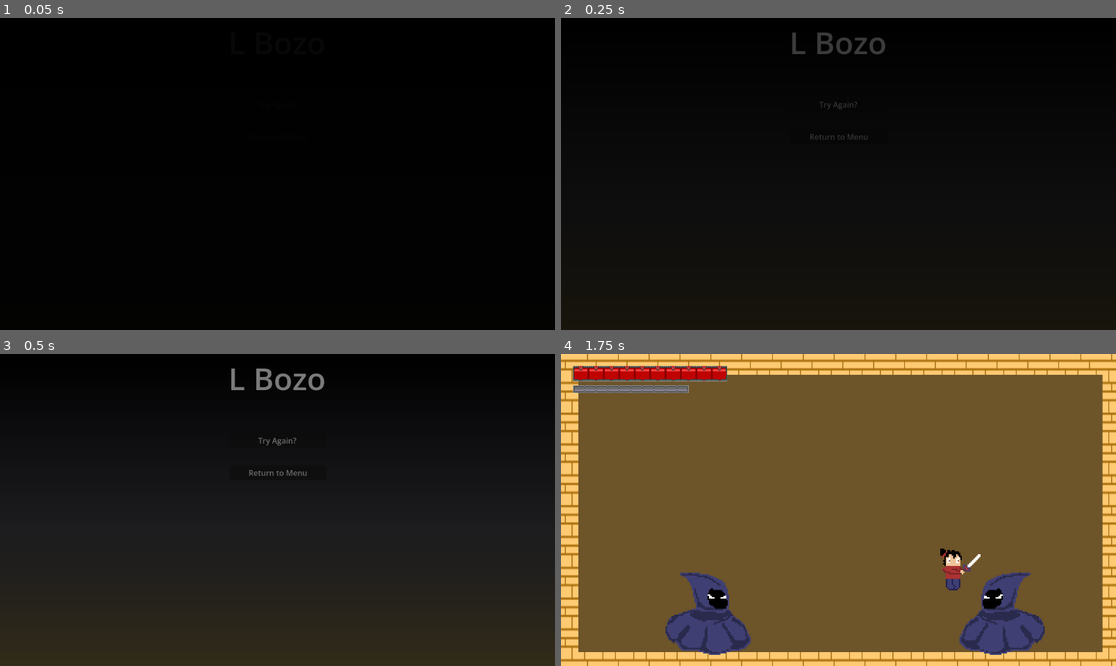
Above: before the commit, frames 1-4 (two rows, left to right).
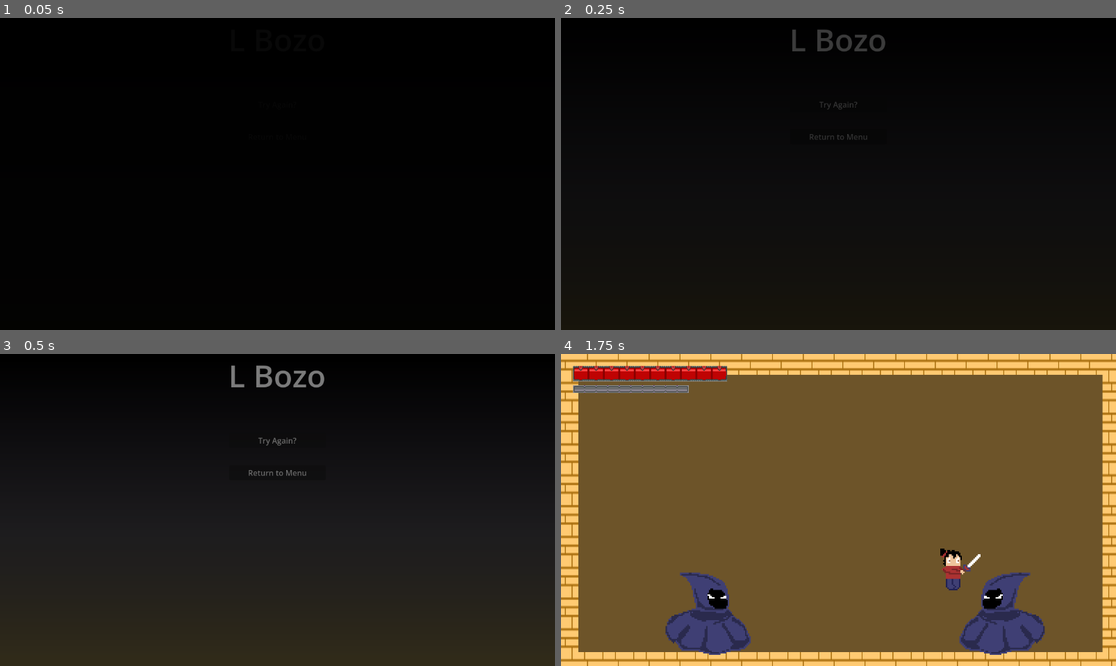
Above: after the commit, the same moments.

Repository: J-Abitria/crimson-jam-26
Game: Godot game, scene res://death_screen.tscn
Same seed, same stepped clock (60 frames per second), same inputs: the game is played once before the commit and once after it. This scene is started directly instead of the project's main scene.
Inputs:
- Up to frame 1 (0.05 s): no input
- Up to frame 2 (0.25 s): no input
- Up to frame 3 (0.5 s): no input
- Up to frame 4 (1.75 s): click "Try Again?" at 0.5 s; hold Right (move_right) from 1.28 s (still down); tap C (activate) at 1.35 s; tap Z (jump) at 1.52 s

The runs differ from the first frame. In frame 2, 0.4% of the frame differs, in the area x 41-59%, y 3-39%; in frame 3, 0.5%; in frame 4, nothing differs.

Commit message:
Fixes for web build.

Diff:
--- a/unleash-beast/Assets/Scripts/global_audio.gd
+++ b/unleash-beast/Assets/Scripts/global_audio.gd
@@ -3,8 +3,8 @@
 @onready var player = $"../Player"
 @onready var twin_1 = $"../Twin-1"
 @onready var twin_2 = $"../Twin-2"
-@onready var player_death = AudioStreamWAV.load_from_file("res://Assets/Sounds/Player/Player-Death.wav")
-@onready var enemy_death = AudioStreamWAV.load_from_file("res://Assets/Sounds/Twin/Twin-Death.wav")
+@onready var player_death = load("res://Assets/Sounds/Player/Player-Death.wav")
+@onready var enemy_death = load("res://Assets/Sounds/Twin/Twin-Death.wav")
 
 # Called when the node enters the scene tree for the first time.
 func _ready() -> void:
--- a/unleash-beast/Assets/Scripts/rage_bar.gd
+++ b/unleash-beast/Assets/Scripts/rage_bar.gd
@@ -11,14 +11,14 @@
 
 func _on_rage_changed(amount):
 	if amount == 100 and not value == 100:
-		audio_player.stream = AudioStreamWAV.load_from_file("res://Assets/Sounds/Player/Rage-Full.wav")
+		audio_player.stream = load("res://Assets/Sounds/Player/Rage-Full.wav")
 		audio_player.play()
 
 	value = amount
 
 
 func _on_rage_used():
-	audio_player.stream = AudioStreamWAV.load_from_file("res://Assets/Sounds/Player/Rage-Use.wav")
+	audio_player.stream = load("res://Assets/Sounds/Player/Rage-Use.wav")
 	audio_player.play()
 
 	while value > 0:
--- a/unleash-beast/controls.tscn
+++ b/unleash-beast/controls.tscn
@@ -41,11 +41,15 @@
 text = "How to Play"
 
 [node name="Label2" type="Label" parent="." unique_id=1820698477]
-layout_mode = 0
-offset_left = 152.0
+layout_mode = 1
+anchors_preset = 5
+anchor_left = 0.5
+anchor_right = 0.5
+offset_left = -424.0
 offset_top = 123.0
-offset_right = 1020.0
+offset_right = 444.0
 offset_bottom = 623.0
+grow_horizontal = 2
 theme_override_font_sizes/font_size = 24
 text = "LEFT ARROW/RIGHT ARROW - Move left/right
 UP ARROW/DOWN ARROW - Aim up/down
@@ -58,10 +62,14 @@
 the more hits you've taken. "
 
 [node name="MenuButton" type="Button" parent="." unique_id=1670521747]
-layout_mode = 0
-offset_left = 172.0
+layout_mode = 1
+anchors_preset = 5
+anchor_left = 0.5
+anchor_right = 0.5
+offset_left = -404.0
 offset_top = 482.0
-offset_right = 972.0
+offset_right = 396.0
 offset_bottom = 513.0
+grow_horizontal = 2
 text = "Return to Menu"
 script = ExtResource("1_gpdjo")
--- a/unleash-beast/credits.tscn
+++ b/unleash-beast/credits.tscn
@@ -41,11 +41,15 @@
 text = "Credits"
 
 [node name="Label2" type="Label" parent="." unique_id=918310969]
-layout_mode = 0
-offset_left = 152.0
+layout_mode = 1
+anchors_preset = 5
+anchor_left = 0.5
+anchor_right = 0.5
+offset_left = -424.0
 offset_top = 123.0
-offset_right = 1020.0
+offset_right = 444.0
 offset_bottom = 623.0
+grow_horizontal = 2
 theme_override_font_sizes/font_size = 24
 text = "Created by James Abitria for the 2026 Crimson Game Jam.
 
@@ -60,10 +64,14 @@
 Sound Effects: Created from Bfxr.net"
 
 [node name="MenuButton" type="Button" parent="." unique_id=945420521]
-layout_mode = 0
-offset_left = 150.0
+layout_mode = 1
+anchors_preset = 5
+anchor_left = 0.5
+anchor_right = 0.5
+offset_left = -426.0
 offset_top = 533.0
-offset_right = 950.0
+offset_right = 374.0
 offset_bottom = 564.0
+grow_horizontal = 2
 text = "Return to Menu"
 script = ExtResource("1_nm7lk")
--- a/unleash-beast/death_screen.tscn
+++ b/unleash-beast/death_screen.tscn
@@ -66,30 +66,42 @@
 texture = SubResource("GradientTexture2D_y0ggs")
 
 [node name="Label" type="Label" parent="." unique_id=978331541]
-layout_mode = 0
-offset_top = 6.0
-offset_right = 1152.0
-offset_bottom = 94.0
+layout_mode = 1
+anchors_preset = 5
+anchor_left = 0.5
+anchor_right = 0.5
+offset_left = -576.0
+offset_right = 576.0
+offset_bottom = 88.0
+grow_horizontal = 2
 theme_override_font_sizes/font_size = 64
 text = "L Bozo"
 horizontal_alignment = 1
 vertical_alignment = 1
 
 [node name="ReplayButton" type="Button" parent="." unique_id=1233735973]
-layout_mode = 0
-offset_left = 476.0
+layout_mode = 1
+anchors_preset = 5
+anchor_left = 0.5
+anchor_right = 0.5
+offset_left = -100.0
 offset_top = 164.0
-offset_right = 676.0
+offset_right = 100.0
 offset_bottom = 195.0
+grow_horizontal = 2
 text = "Try Again?"
 script = ExtResource("1_if853")
 
 [node name="MenuButton" type="Button" parent="." unique_id=928939015]
-layout_mode = 0
-offset_left = 477.0
+layout_mode = 1
+anchors_preset = 5
+anchor_left = 0.5
+anchor_right = 0.5
+offset_left = -100.0
 offset_top = 231.0
-offset_right = 677.0
+offset_right = 100.0
 offset_bottom = 262.0
+grow_horizontal = 2
 text = "Return to Menu"
 script = ExtResource("2_6bi5g")
 
--- a/unleash-beast/settings.tscn
+++ b/unleash-beast/settings.tscn
@@ -43,29 +43,41 @@
 text = "Settings"
 
 [node name="Label2" type="Label" parent="." unique_id=306053633]
-layout_mode = 0
-offset_left = 233.0
+layout_mode = 1
+anchors_preset = 5
+anchor_left = 0.5
+anchor_right = 0.5
+offset_left = -343.0
 offset_top = 172.0
-offset_right = 396.0
+offset_right = -180.0
 offset_bottom = 206.0
+grow_horizontal = 2
 theme_override_font_sizes/font_size = 24
 text = "Music Volume"
 
 [node name="Label3" type="Label" parent="." unique_id=934214737]
-layout_mode = 0
-offset_left = 233.0
+layout_mode = 1
+anchors_preset = 5
+anchor_left = 0.5
+anchor_right = 0.5
+offset_left = -343.0
 offset_top = 230.0
-offset_right = 485.0
+offset_right = -91.0
 offset_bottom = 264.0
+grow_horizontal = 2
 theme_override_font_sizes/font_size = 24
 text = "Sound Effects Volume"
 
 [node name="MusicSlider" type="HSlider" parent="." unique_id=532990185]
-layout_mode = 0
-offset_left = 562.0
+layout_mode = 1
+anchors_preset = 5
+anchor_left = 0.5
+anchor_right = 0.5
+offset_left = -14.0
 offset_top = 181.0
-offset_right = 962.0
+offset_right = 386.0
 offset_bottom = 197.0
+grow_horizontal = 2
 min_value = -40.0
 max_value = 0.0
 step = 0.01
@@ -73,11 +85,15 @@
 script = ExtResource("1_3ykye")
 
 [node name="EffectsSlider" type="HSlider" parent="." unique_id=1751461002]
-layout_mode = 0
-offset_left = 562.0
+layout_mode = 1
+anchors_preset = 5
+anchor_left = 0.5
+anchor_right = 0.5
+offset_left = -14.0
 offset_top = 241.0
-offset_right = 962.0
+offset_right = 386.0
 offset_bottom = 257.0
+grow_horizontal = 2
 min_value = -25.0
 max_value = 15.0
 step = 0.01
@@ -85,10 +101,14 @@
 script = ExtResource("2_gc0em")
 
 [node name="MenuButton" type="Button" parent="." unique_id=1138568577]
-layout_mode = 0
-offset_left = 184.0
+layout_mode = 1
+anchors_preset = 5
+anchor_left = 0.5
+anchor_right = 0.5
+offset_left = -392.0
 offset_top = 286.0
-offset_right = 984.0
+offset_right = 408.0
 offset_bottom = 317.0
+grow_horizontal = 2
 text = "Return to Menu"
 script = ExtResource("3_cj1lu")
--- a/unleash-beast/title_screen.tscn
+++ b/unleash-beast/title_screen.tscn
@@ -83,31 +83,43 @@
 script = ExtResource("6_tpml5")
 
 [node name="Button" type="Button" parent="." unique_id=429736249]
-layout_mode = 0
-offset_left = 456.0
+layout_mode = 1
+anchors_preset = 5
+anchor_left = 0.5
+anchor_right = 0.5
+offset_left = -120.0
 offset_top = 300.0
-offset_right = 696.0
+offset_right = 120.0
 offset_bottom = 380.0
+grow_horizontal = 2
 theme_override_font_sizes/font_size = 32
 text = "Controls"
 script = ExtResource("7_jqemp")
 
 [node name="Button2" type="Button" parent="." unique_id=554075506]
-layout_mode = 0
-offset_left = 456.0
+layout_mode = 1
+anchors_preset = 5
+anchor_left = 0.5
+anchor_right = 0.5
+offset_left = -120.0
 offset_top = 400.0
-offset_right = 696.0
+offset_right = 120.0
 offset_bottom = 480.0
+grow_horizontal = 2
 theme_override_font_sizes/font_size = 32
 text = "Settings"
 script = ExtResource("8_013yr")
 
 [node name="Button3" type="Button" parent="." unique_id=1093748945]
-layout_mode = 0
-offset_left = 456.0
+layout_mode = 1
+anchors_preset = 5
+anchor_left = 0.5
+anchor_right = 0.5
+offset_left = -120.0
 offset_top = 500.0
-offset_right = 696.0
+offset_right = 120.0
 offset_bottom = 580.0
+grow_horizontal = 2
 theme_override_font_sizes/font_size = 32
 text = "Credits"
 script = ExtResource("9_8vmu4")
Not shown, added: unleash-beast/export_presets.cfg
